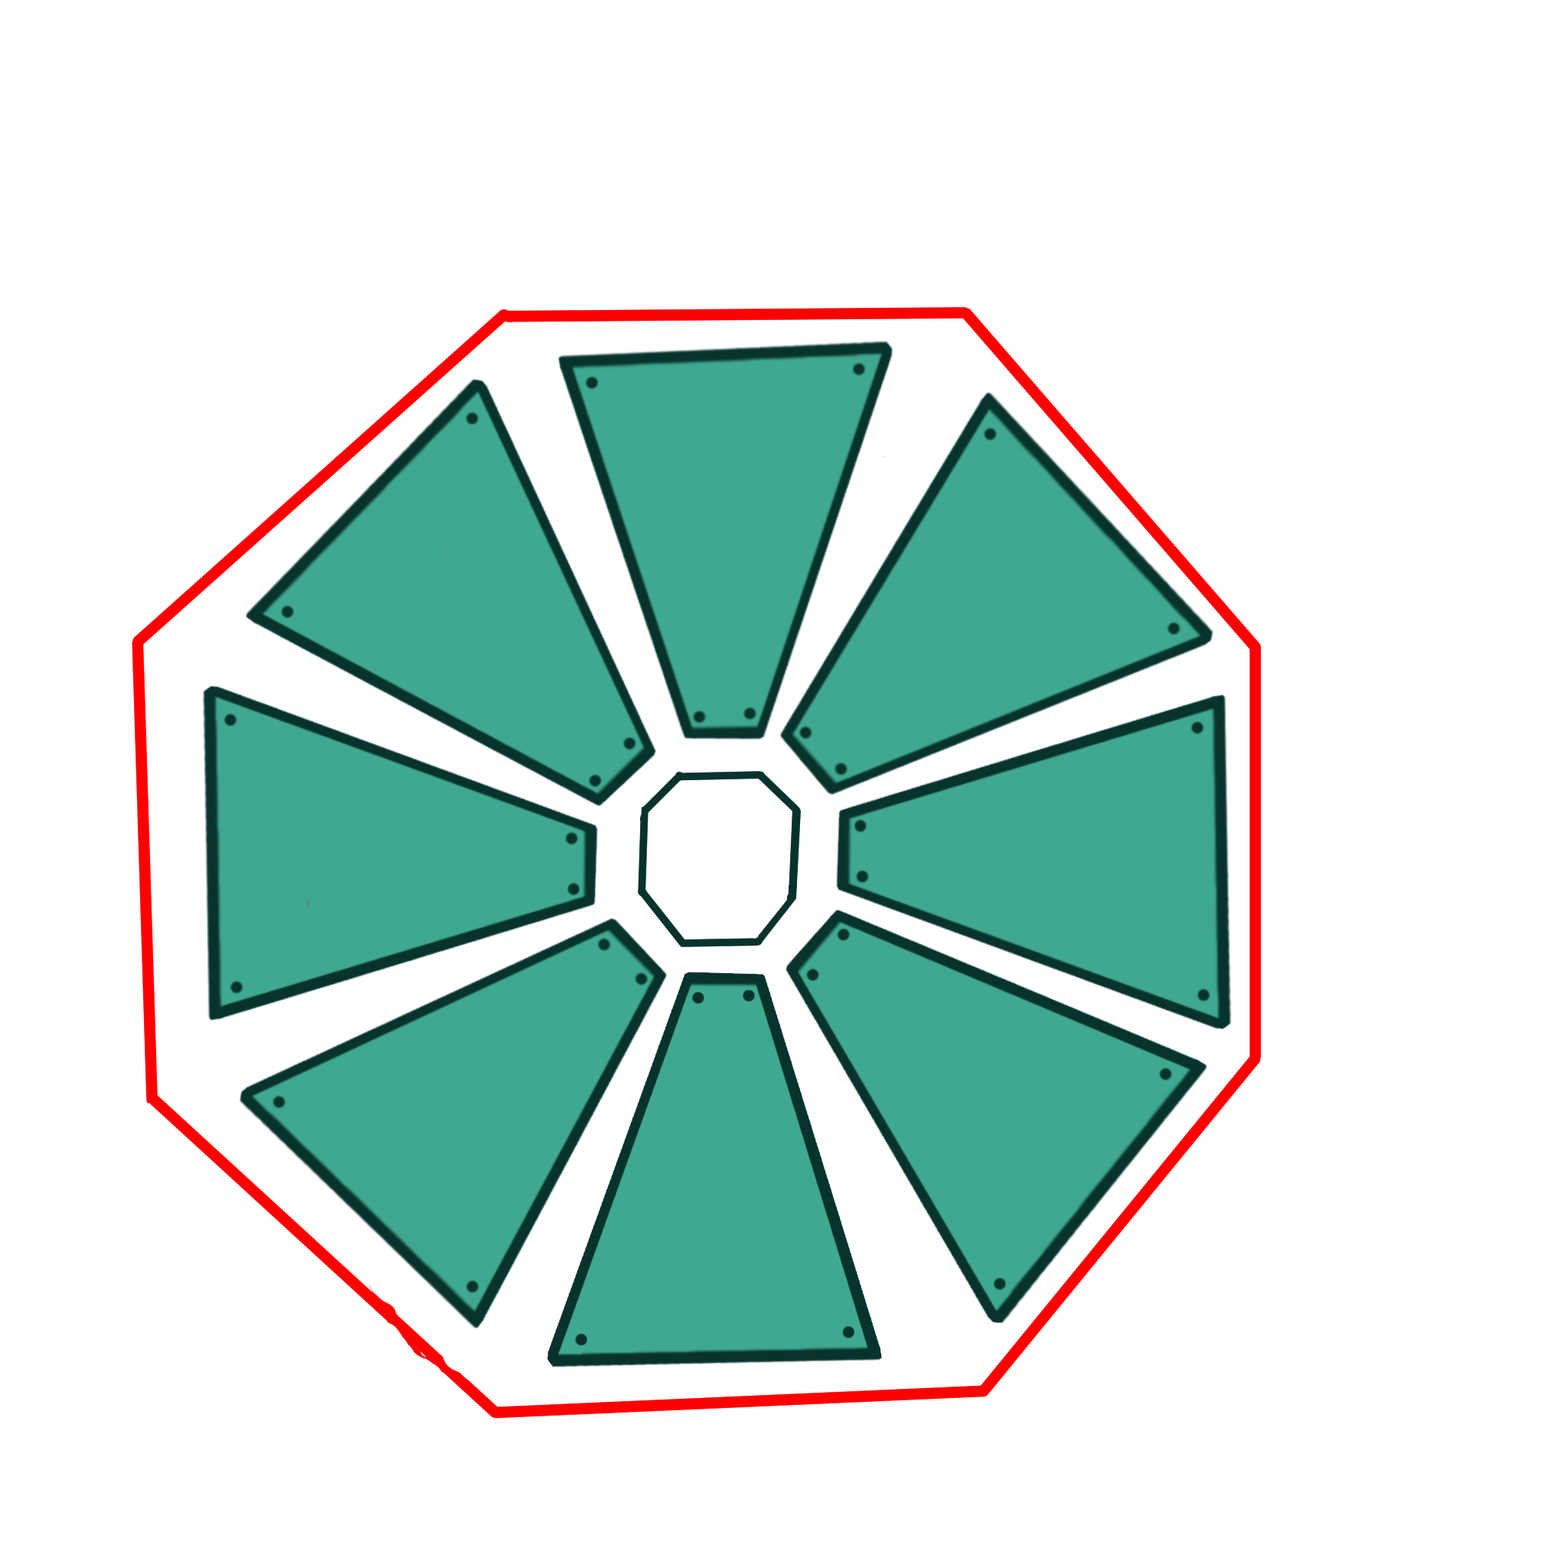
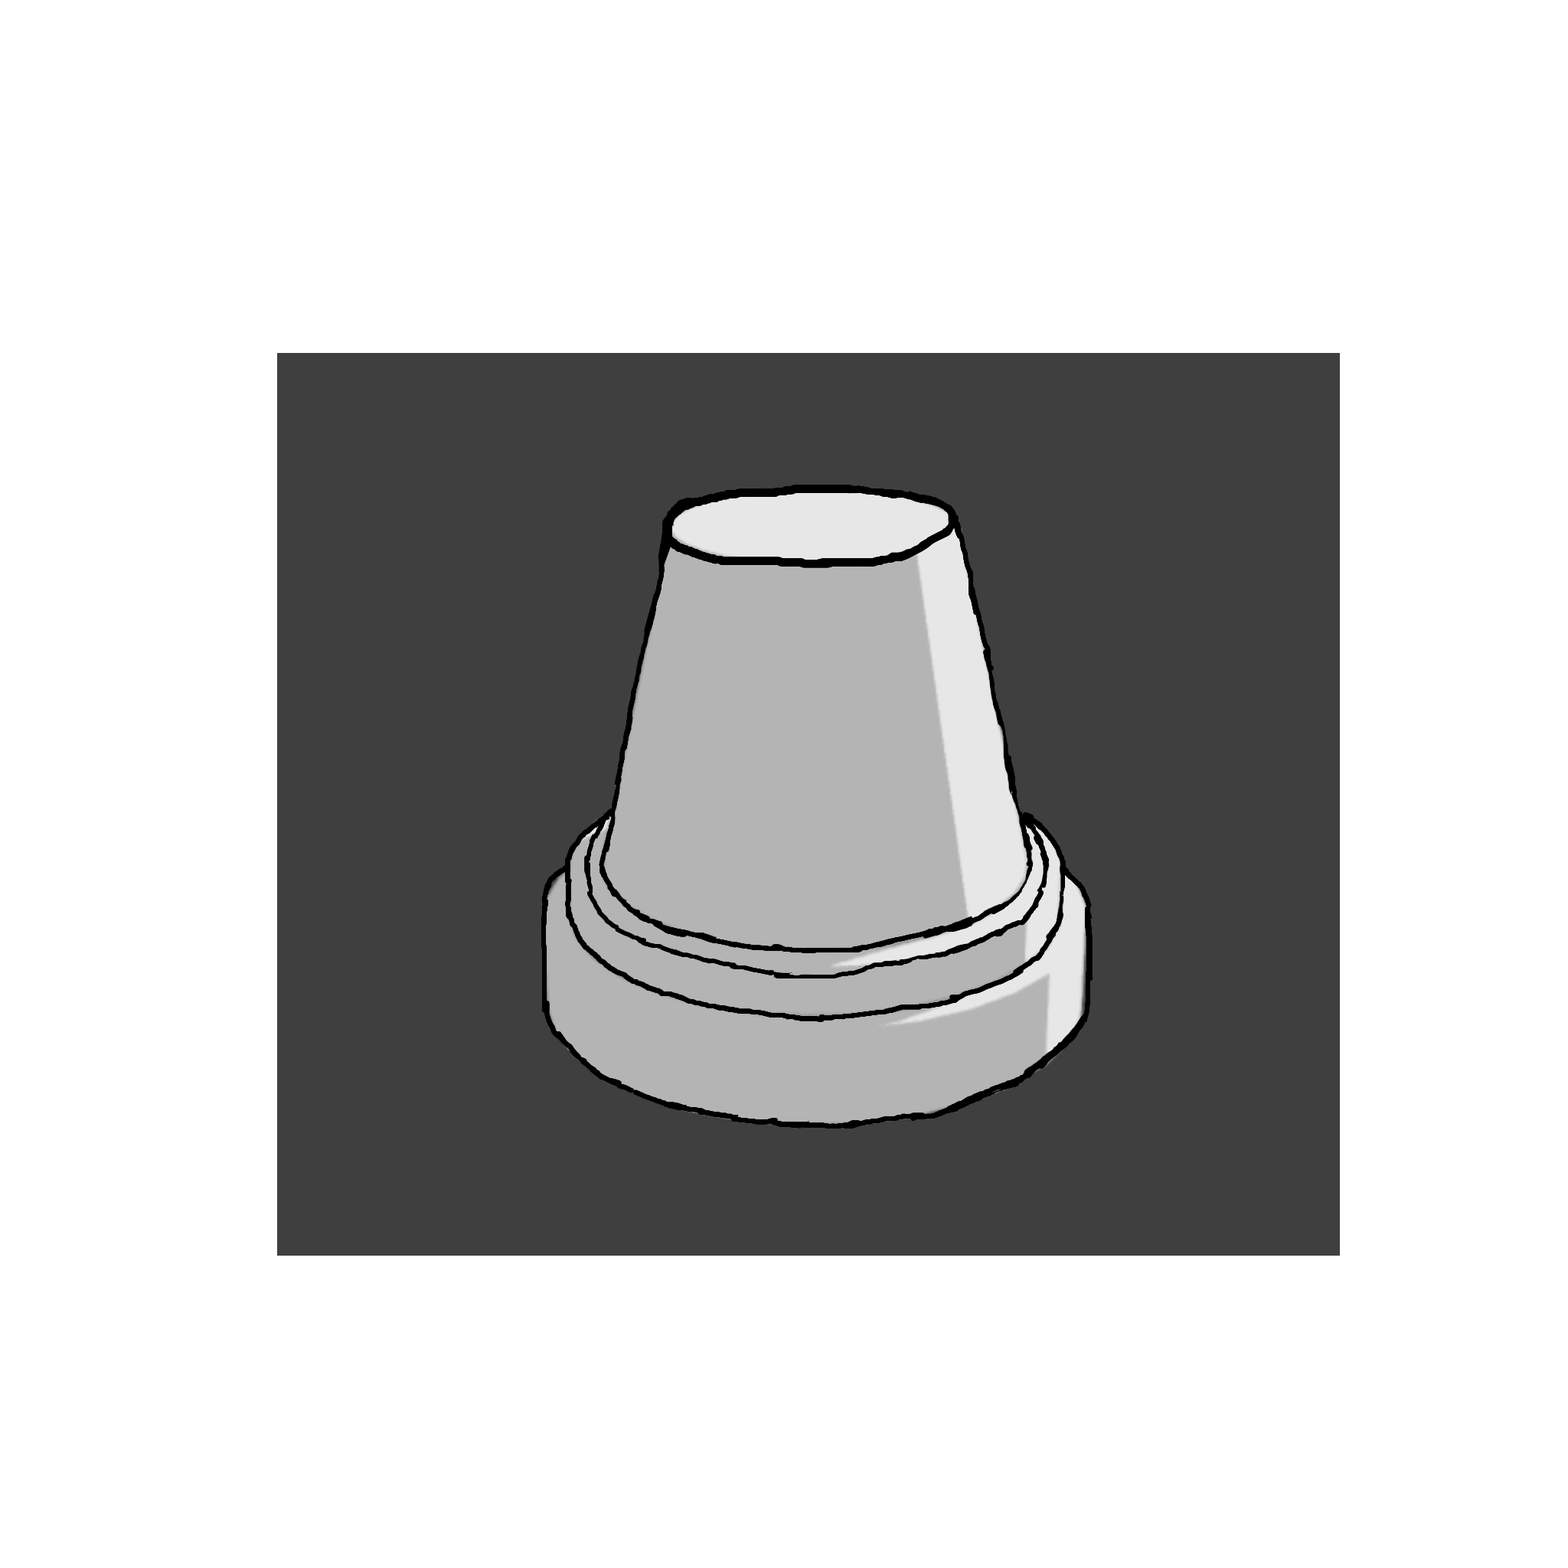
Layered file, before and after one edit (1568 x 1568). Changes by layer:
hid group "Rooms" (22 layers) over (131, 307, 1340, 1419)
painted on "Laag 3" over (652, 770, 808, 947)
hid "GuidLines" over (131, 307, 1261, 1419)
showed group "Lamps" (6 layers) over (277, 352, 1340, 1256)
added layer "Laag 12" in group "Lamps" over (541, 484, 1094, 1129)
added layer "Laag 11" in group "Lamps" over (277, 352, 1340, 1256)